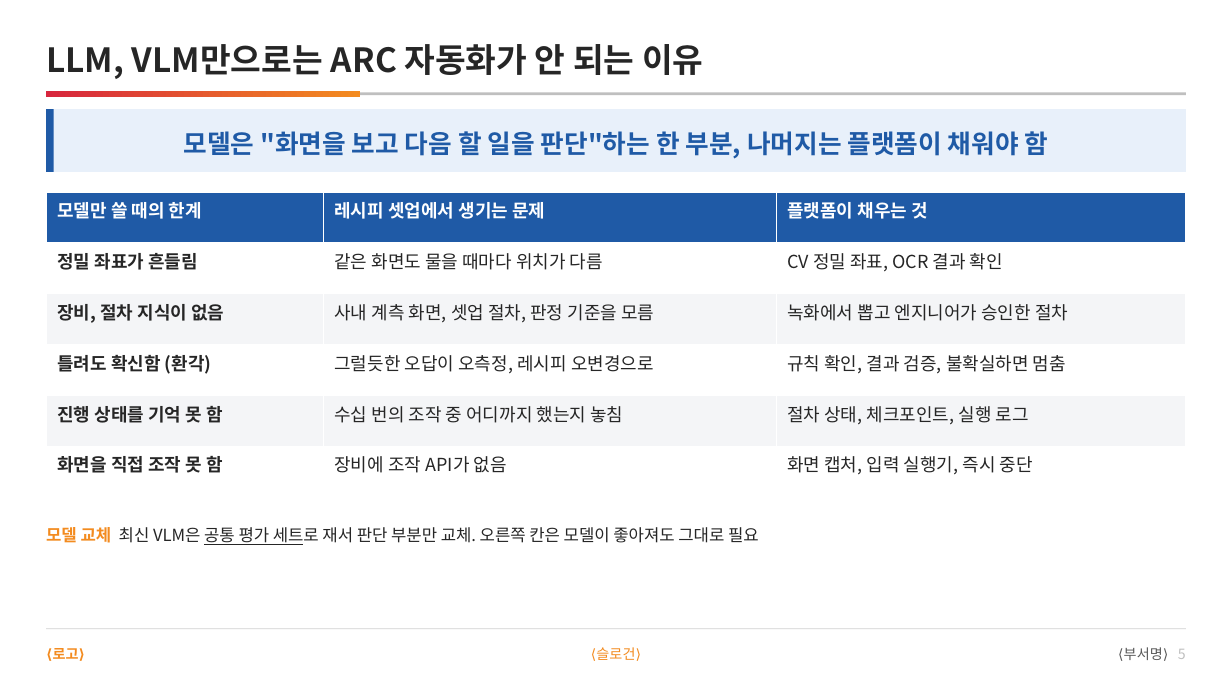
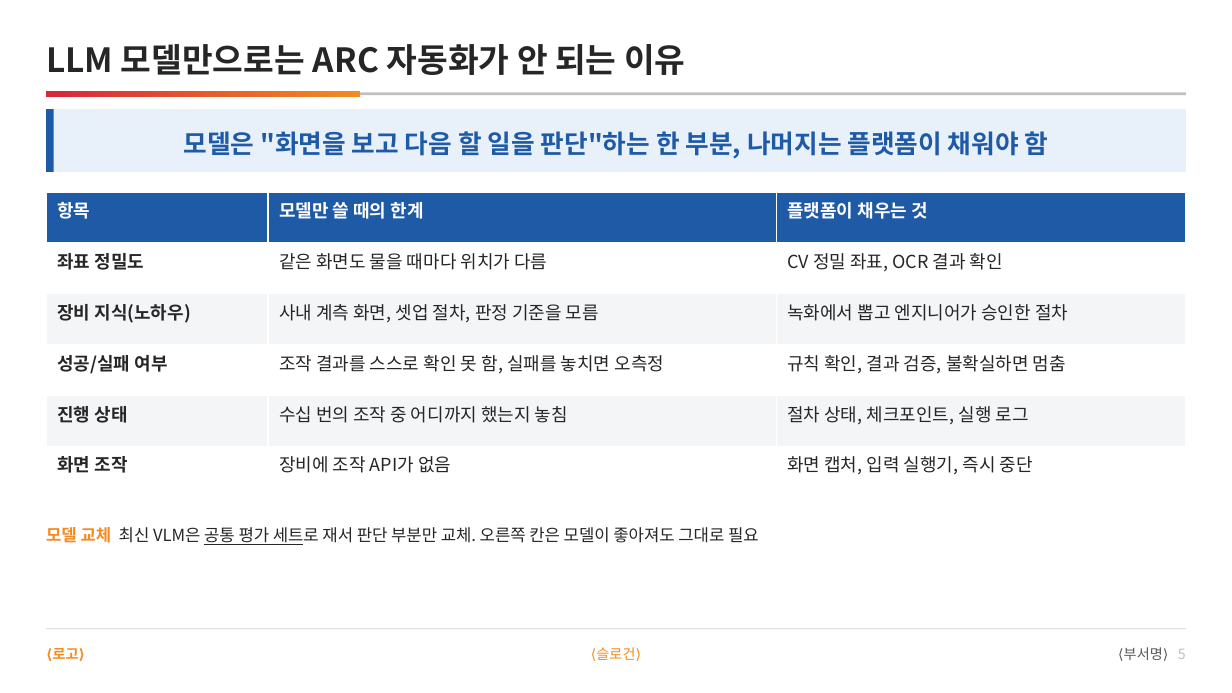
Before and after one commit to DarrenKoi/pm_notes, a slide deck: slide 5 of my-task/arc-tf/deliverables/arc-tf-proposal.pptx. Drawn at 1232x693 pixels with LibreOffice and Linux fonts; fonts in the diff are those of the drawing. Boxes give left, top, right and bottom in pixels: in the first picture for what was removed or moved away, otherwise in the second. Text is boxed around its words. In the diff, an @@ line names an element or a change of style, - is before the commit and + after.

```diff
--- a/my-task/arc-tf/deliverables/arc-tf-proposal.pptx
+++ b/my-task/arc-tf/deliverables/arc-tf-proposal.pptx
@@ text at bbox=[46, 44, 685, 75]: text changed @@
-LLM, VLM만으로는 ARC 자동화가 안 되는 이유
+LLM 모델만으로는 ARC 자동화가 안 되는 이유
@@ table at bbox=[46, 192, 1186, 497] @@
-row 1, column 1: 모델만 쓸 때의 한계
+row 1, column 1: 항목
-row 1, column 2: 레시피 셋업에서 생기는 문제
+row 1, column 2: 모델만 쓸 때의 한계
-row 2, column 1: 정밀 좌표가 흔들림
+row 2, column 1: 좌표 정밀도
-row 3, column 1: 장비, 절차 지식이 없음
+row 3, column 1: 장비 지식(노하우)
-row 4, column 1: 틀려도 확신함 (환각)
+row 4, column 1: 성공/실패 여부
-row 4, column 2: 그럴듯한 오답이 오측정, 레시피 오변경으로
+row 4, column 2: 조작 결과를 스스로 확인 못 함, 실패를 놓치면 오측정
-row 5, column 1: 진행 상태를 기억 못 함
+row 5, column 1: 진행 상태
-row 6, column 1: 화면을 직접 조작 못 함
+row 6, column 1: 화면 조작
```
Also in this commit, not shown: 1 other slide changed, 13 other files.
